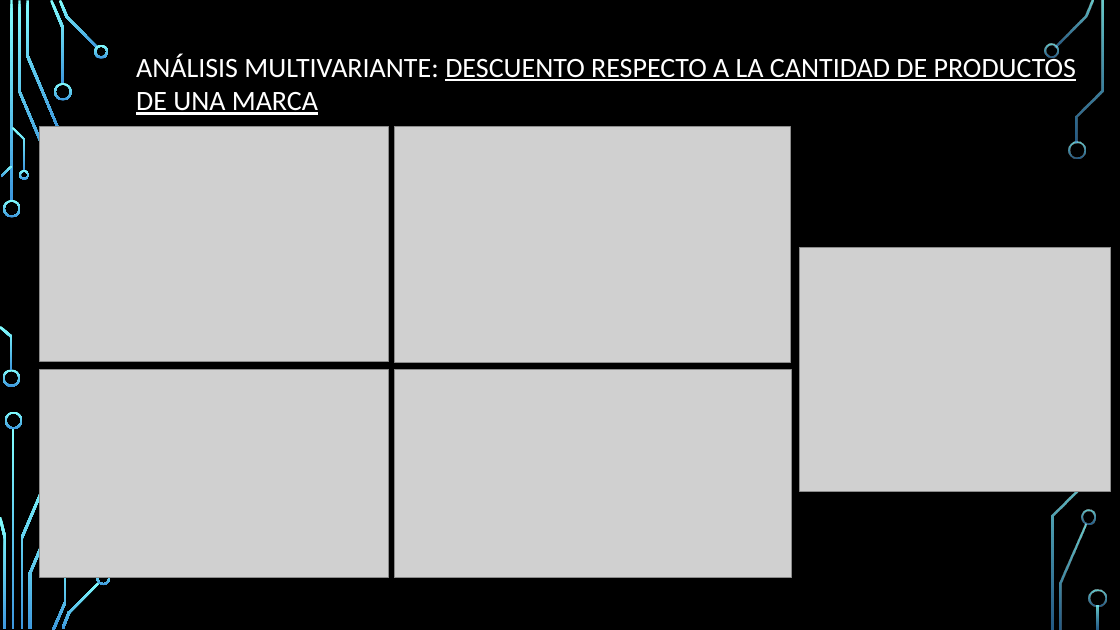
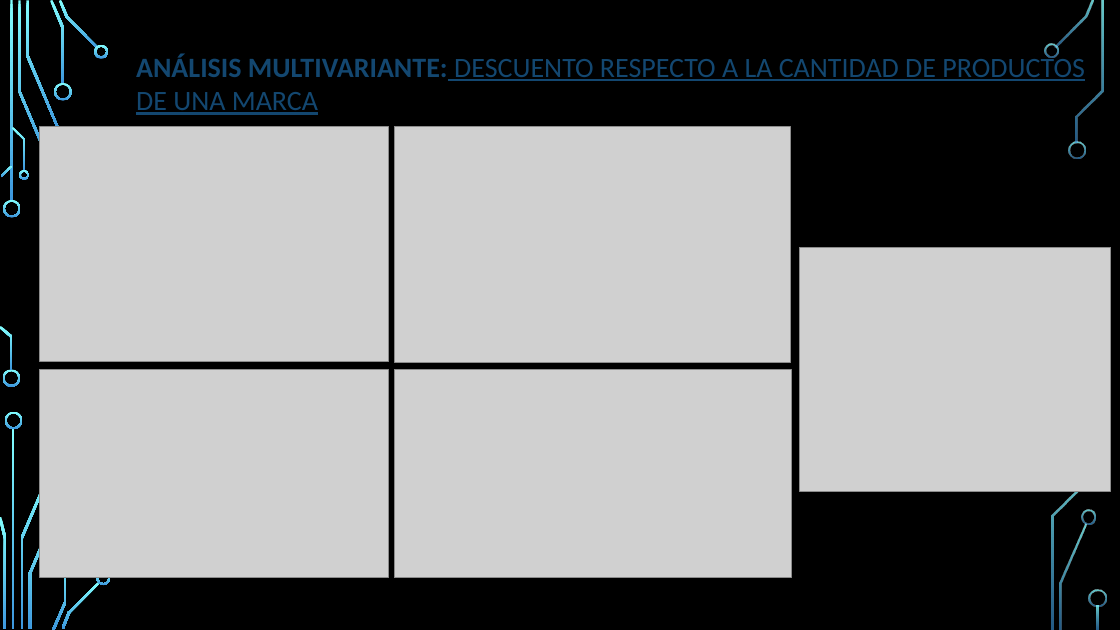
Before and after one commit to mgiljimenez/EDA_DISCOUNTS_ECI, a slide deck: slide 11 of Presentacion_AED.pptx. Drawn at 1120x630 pixels with LibreOffice and Linux fonts; fonts in the diff are those of the drawing; grey boxes stand for pictures; background and template pictures are left out. Boxes give left, top, right and bottom in pixels: in the first picture for what was removed or moved away, otherwise in the second. Text is boxed around its words. In the diff, an @@ line names an element or a change of style, - is before the commit and + after.

```diff
--- a/Presentacion_AED.pptx
+++ b/Presentacion_AED.pptx
@@ text "ANÁLISIS MULTIVARIANTE: DESCUENTO RESPECTO A ..." at box(136, 54, 1084, 115): text colour #FFFFFF to #134770; bold on in "ANÁLISIS MULTIVARIANTE:" @@
```
Also in this commit, not shown: 4 other slides changed.
